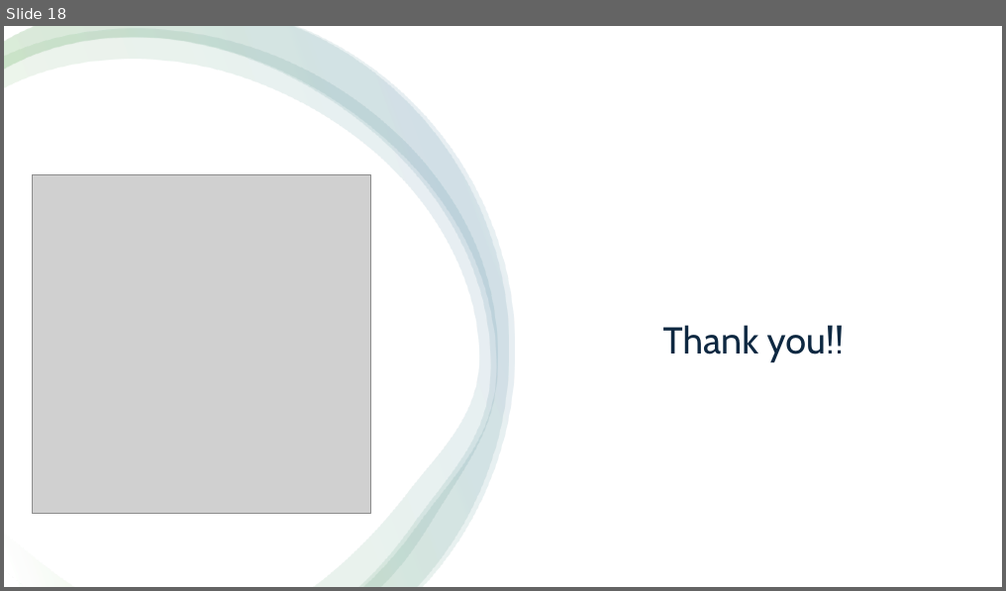
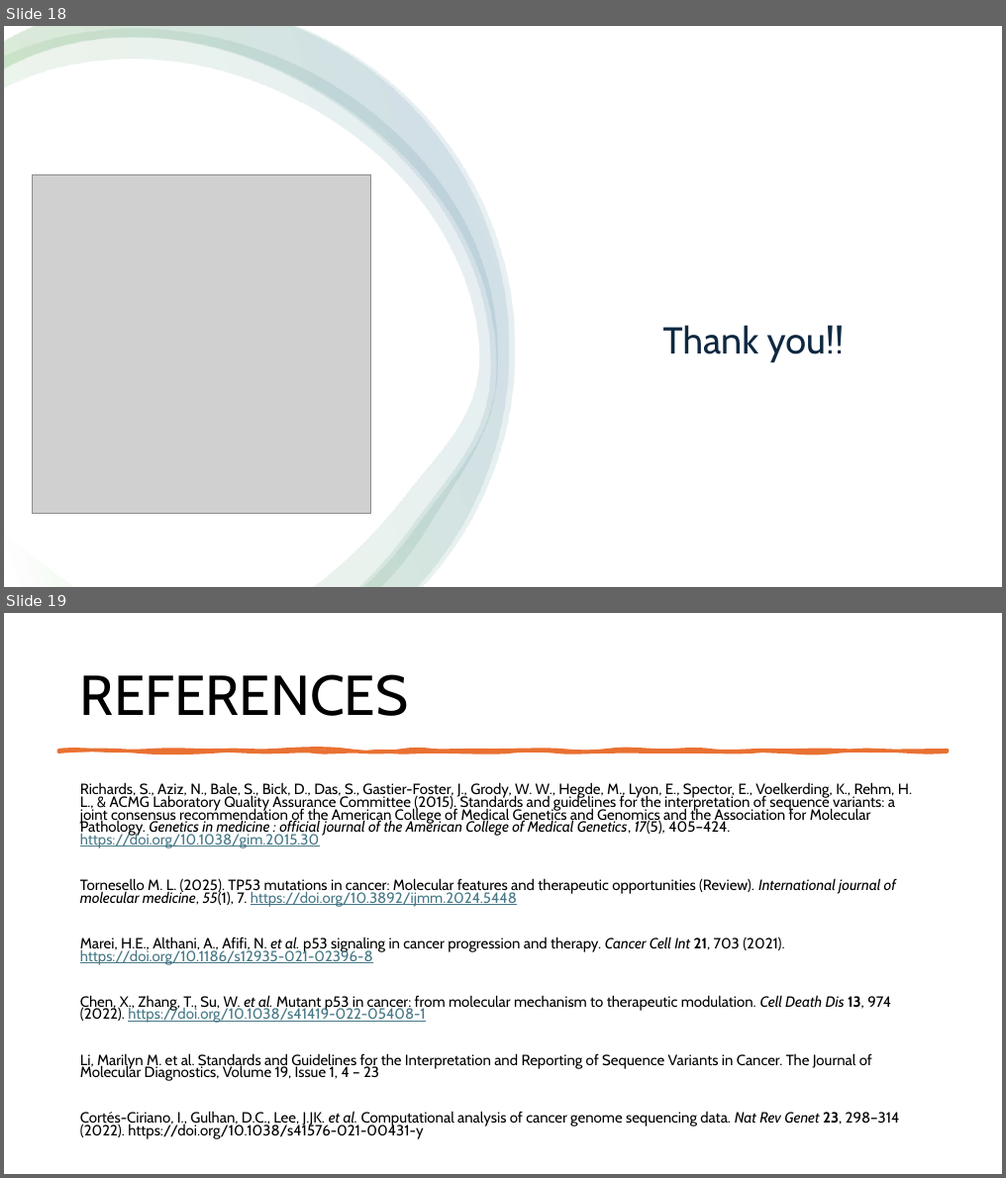
Before and after one commit to iliaanaa/genekor, a slide deck: genekor.pptx. Shown one above the other, each under a label of ours: slide 18 before the commit, slides 18 and 19 after it. The pictures are 1006x591 and 1006x1178 pixels, drawn with LibreOffice and Linux fonts; fonts in the diff are those of the drawing; grey boxes stand for pictures. Boxes give left, top, right and bottom in pixels: in the first picture for what was removed or moved away, otherwise in the second. Text is boxed around its words. In the diff, an @@ line names an element or a change of style, - is before the commit and + after.

```diff
--- a/genekor.pptx
+++ b/genekor.pptx
@@ slide 19 added at (x1=4, y1=613, x2=1002, y2=1174), background #FFFFFF @@
@@ title added at (x1=80, y1=674, x2=409, y2=716), 54 pt, text #000000 @@
+REFERENCES
@@ freeform shape added at (x1=58, y1=750, x2=947, y2=752), fill #E97132, outline #E97132 3.25 pt @@
@@ text added at (x1=80, y1=782, x2=912, y2=1140), 14.3 pt, text #000000 @@
+Richards, S., Aziz, N., Bale, S., Bick, D., Das, S., Gastier-Foster, J., Grody, W. W., Hegde, M., Lyon, E., Spector, E., Voelkerding, K., Rehm, H. L., & ACMG Laboratory Quality Assurance Committee (2015). Standards and guidelines for the interpretation of sequence variants: a joint consensus recommendation of the American College of Medical Genetics and Genomics and the Association for Molecular Pathology. Genetics in medicine : official journal of the American College of Medical Genetics, 17(5), 405–424. https://doi.org/10.1038/gim.2015.30
+Tornesello M. L. (2025). TP53 mutations in cancer: Molecular features and therapeutic opportunities (Review). International journal of molecular medicine, 55(1), 7. https://doi.org/10.3892/ijmm.2024.5448
+Marei, H.E., Althani, A., Afifi, N. et al. p53 signaling in cancer progression and therapy. Cancer Cell Int 21, 703 (2021). https://doi.org/10.1186/s12935-021-02396-8
+Chen, X., Zhang, T., Su, W. et al. Mutant p53 in cancer: from molecular mechanism to therapeutic modulation. Cell Death Dis 13, 974 (2022). https://doi.org/10.1038/s41419-022-05408-1
+Li, Marilyn M. et al. Standards and Guidelines for the Interpretation and Reporting of Sequence Variants in Cancer. The Journal of Molecular Diagnostics, Volume 19, Issue 1, 4 – 23
+Cortés-Ciriano, I., Gulhan, D.C., Lee, J.JK. et al. Computational analysis of cancer genome sequencing data. Nat Rev Genet 23, 298–314 (2022). https://doi.org/10.1038/s41576-021-00431-y
```
Also in this commit, not shown: 1 slide changed.
